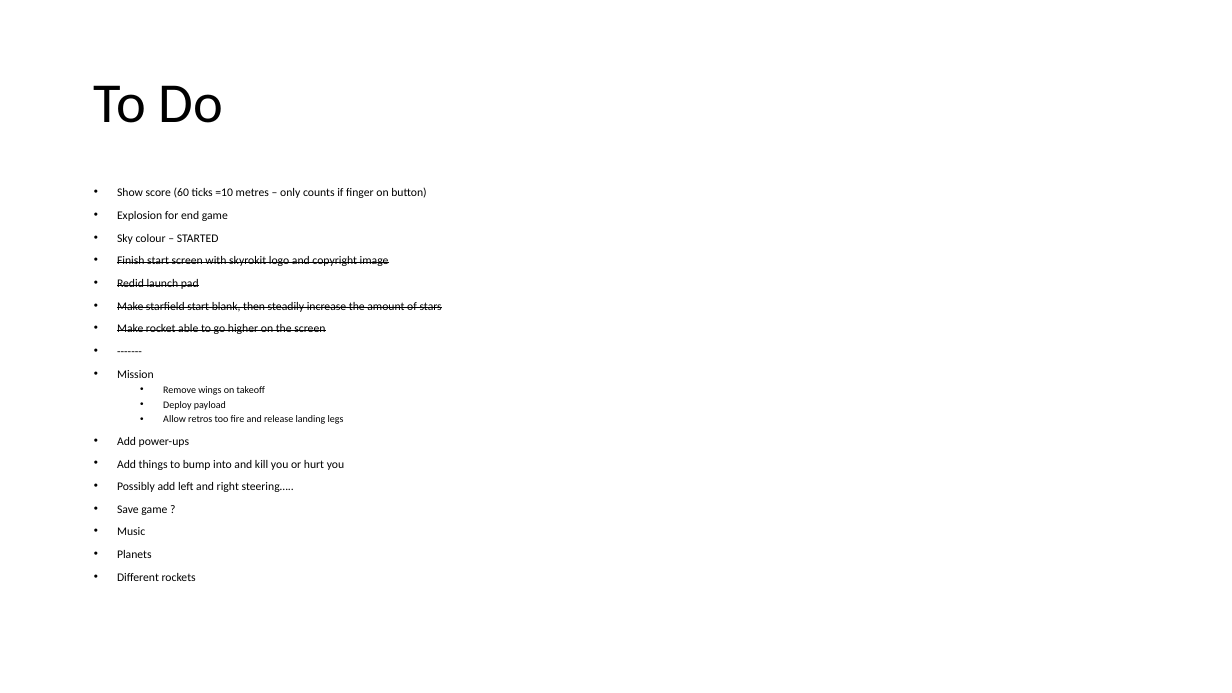
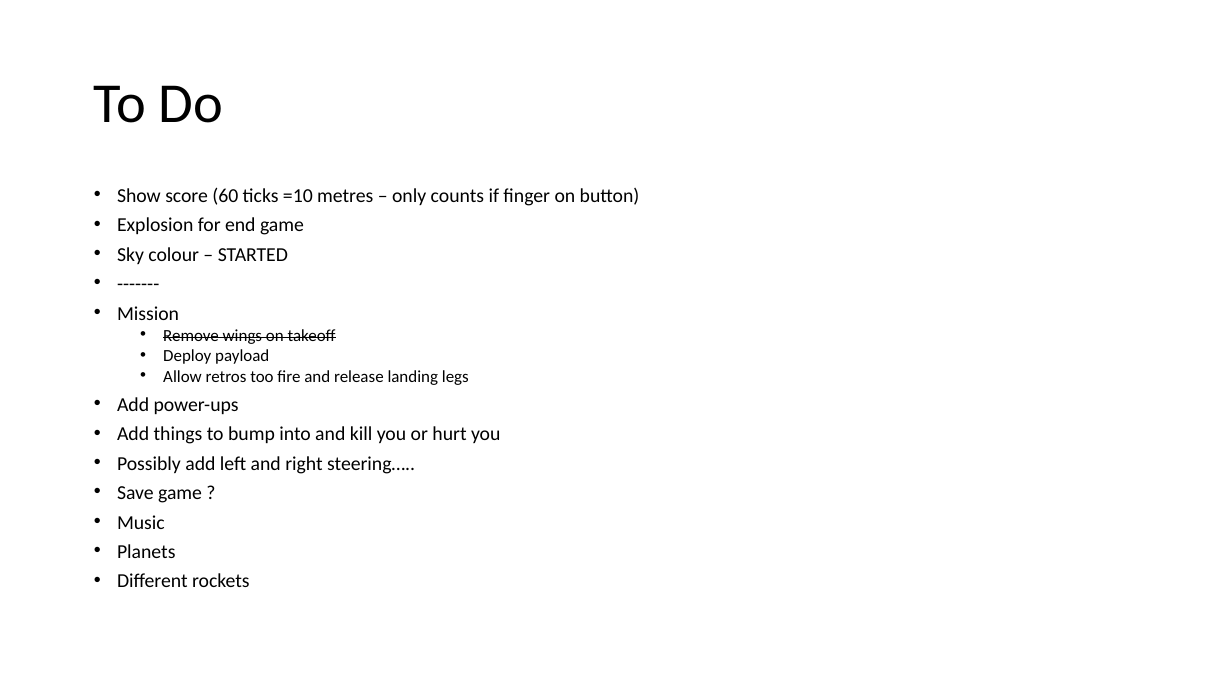
Before and after one commit to alshapton/Skyrokit, a slide deck: slide 2 of notes.pptx. Drawn at 1232x693 pixels with LibreOffice and Linux fonts; fonts in the diff are those of the drawing. Boxes give left, top, right and bottom in pixels: in the first picture for what was removed or moved away, otherwise in the second. Text is boxed around its words. In the diff, an @@ line names an element or a change of style, - is before the commit and + after.

```diff
--- a/notes.pptx
+++ b/notes.pptx
@@ text "Show score (60 ticks =10 ..." at (x1=117, y1=187, x2=640, y2=587): size 9.1 to 15.4 pt in "Show score (60 ticks =10 metres – ...", "Explosion for end game", "Sky colour – STARTED", "-------" and 8 more places; size 7.8 to 13.2 pt in "Remove wings on takeoff", "Deploy payload", "Allow retros too fire and release landing ..."; strikethrough on in "Remove wings on takeoff" @@
@@ text at (x1=117, y1=256, x2=442, y2=334): paragraphs removed @@
-• Finish start screen with skyrokit logo and copyright image
-• Redid launch pad
-• Make starfield start blank, then steadily increase the amount of stars
-• Make rocket able to go higher on the screen
```
Also in this commit, not shown: 1 other slide changed, 1 other file.
